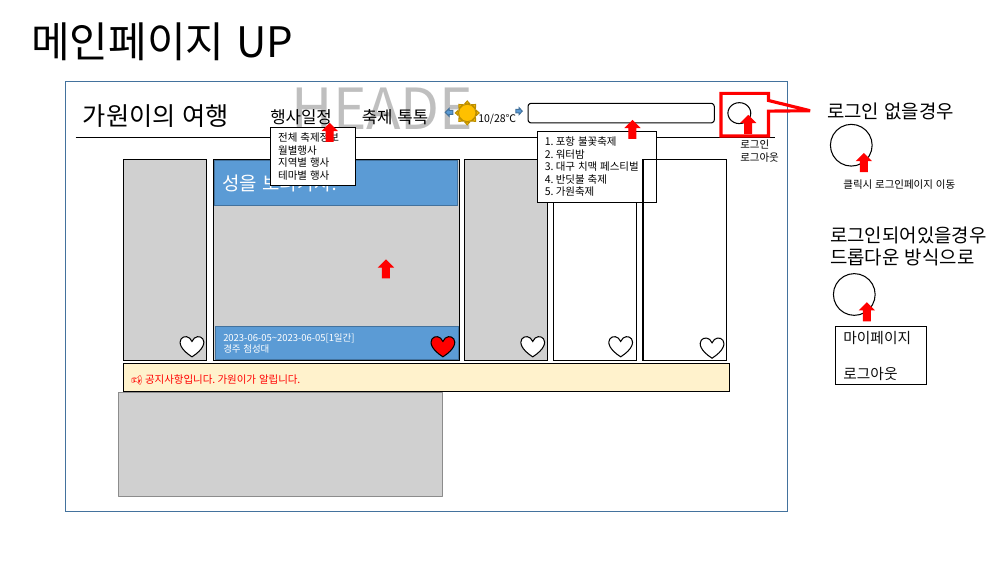
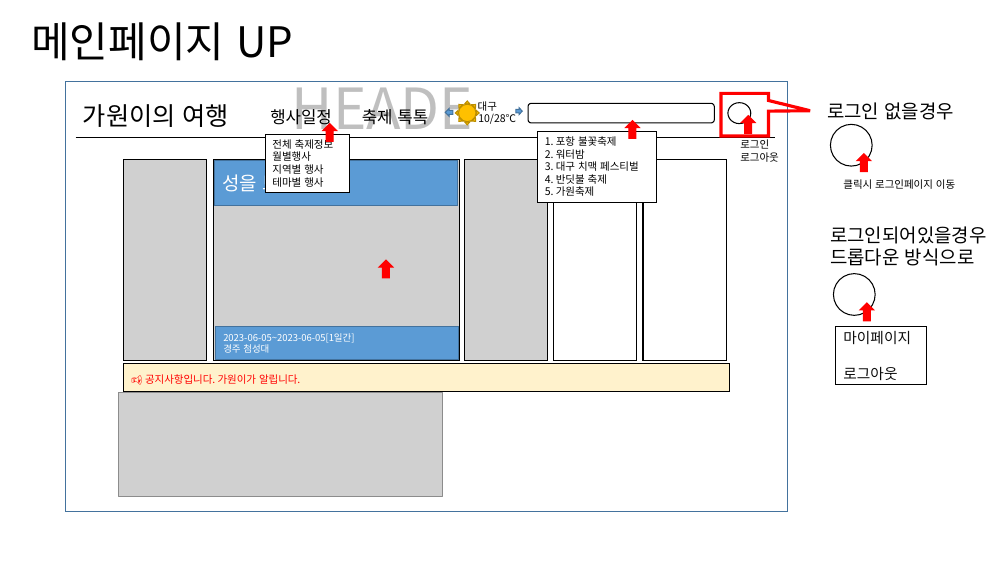
Before and after one commit to PHP-506-1-FESTIVAL/prototype, a slide deck: slide 1 of docs/pagesketch.pptx. Drawn at 1008x567 pixels with LibreOffice and Linux fonts; fonts in the diff are those of the drawing; grey boxes stand for pictures. Boxes give left, top, right and bottom in pixels: in the first picture for what was removed or moved away, otherwise in the second. Text is boxed around its words. In the diff, an @@ line names an element or a change of style, - is before the commit and + after.

```diff
--- a/docs/pagesketch.pptx
+++ b/docs/pagesketch.pptx
@@ text added at (478,101,497,113), 10 pt, text #000000 @@
+대구
@@ rectangle "전체 축제정보": place and size @@
-rectangle "전체 축제정보" at (271,127,355,185)
+rectangle "전체 축제정보" at (265,134,350,192)
@@ heart removed at (180,337,203,357) @@
@@ heart removed at (431,337,454,357) @@
@@ heart removed at (521,337,544,357) @@
@@ heart removed at (609,337,632,357) @@
@@ heart removed at (700,338,724,358) @@
```
Also in this commit, not shown: 4 other slides changed.
